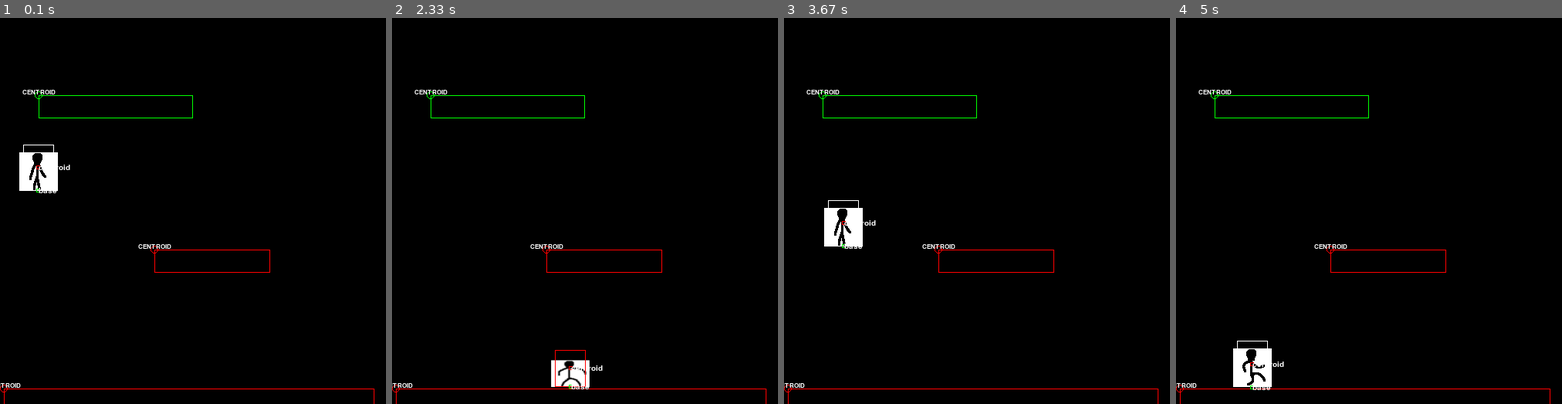
Above: before the commit, frames 1-4 (left to right).
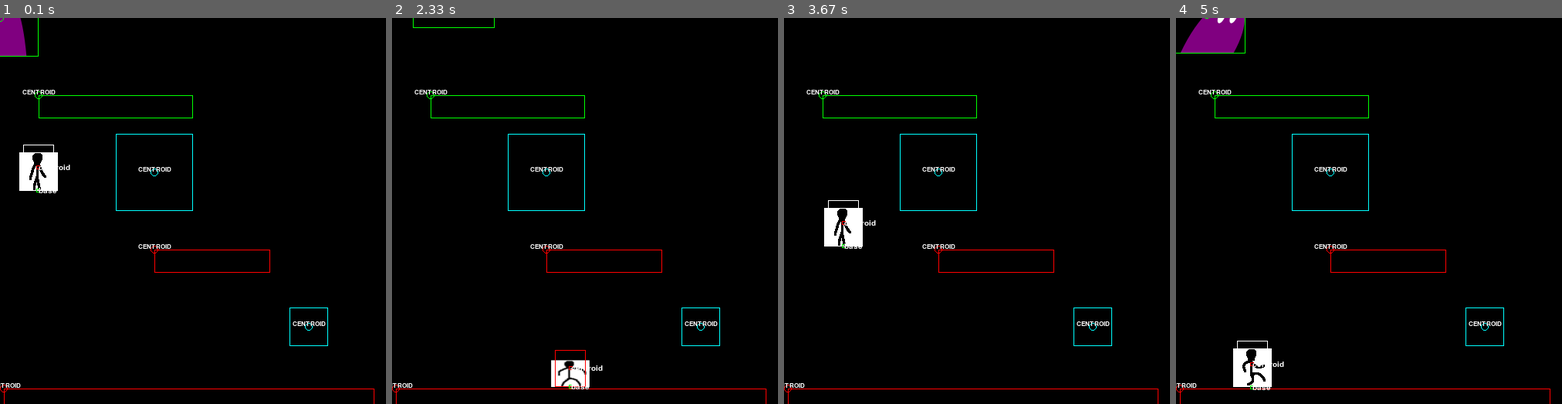
Above: after the commit, the same moments.

Repository: binnev/pygame_sandbox
Game: pygame game, started from platformer/__main__.py
Two runs of this game, one before a commit and one after it. Both use one fixed random seed, a clock stepped at 60 frames per second and the inputs below.
Inputs:
- Up to frame 1 (0.1 s): no input
- Up to frame 2 (2.33 s): hold Right 0.33-0.8 s; hold Up 0.83-1.13 s; hold Right 1.17-1.63 s; hold Left 1.67-2.2 s; hold Down from 2.23 s (still down)
- Up to frame 3 (3.67 s): release Down at 2.53 s; hold Left 2.57-2.97 s; hold Up 3-3.37 s; hold Right from 3.4 s (still down)
- Up to frame 4 (5 s): release Right at 4.03 s; hold Down 4.07-4.43 s; hold Left 4.47-4.93 s; hold Right from 4.97 s (still down)

The runs differ from the first frame. In frame 1, 1.1% of the frame differs, in the area x 0-85%, y 0-85%; in frame 2, 0.5%; in frame 3, 0.4%; in frame 4, 1.6%.

Commit message:
Updated main script.

Diff:
--- a/platformer/__main__.py
+++ b/platformer/__main__.py
@@ -19,23 +19,23 @@
         all=SpriteGroup(),
     )
 
+
 level = Level()
+# Platforms
 sprite_groups = [level.sprite_groups["platforms"], level.sprite_groups["all"]]
 Platform(50, 100, 200, 30, can_fall_through=True, groups=sprite_groups),
 Platform(200, 300, 150, 30, can_fall_through=False, groups=sprite_groups),
 Platform(5, 480, 480, 30, can_fall_through=False, groups=sprite_groups),
+# Character object
 sprite_groups = [level.sprite_groups["characters"], level.sprite_groups["all"]]
 Character(x=50, y=200, width=40, height=60, level=level, groups=sprite_groups)
-# level.sprite_groups["enemies"].add(
-#     Entity((0, 255, 255), 400, 400, 50, 50),
-#     Entity((0, 255, 255), 200, 200, 100, 100),
-# )
-# entity = Blob((0, 255, 0),
-#                 0,
-#                 0,
-#                 40,
-#                 60,
-#                 groups=[level.sprite_groups["characters"]])
+# Entity objects
+sprite_groups = [level.sprite_groups["enemies"], level.sprite_groups["all"]]
+Entity(400, 400, 50, 50, color=(0, 255, 255), groups=sprite_groups),
+Entity(200, 200, 100, 100, color=(0, 255, 255), groups=sprite_groups),
+# Blob object
+sprite_groups = [level.sprite_groups["characters"], level.sprite_groups["all"]]
+Blob(0, 0, 40, 60, color=(0, 255, 0), groups=sprite_groups)
 clock = pygame.time.Clock()
 
 run = True
